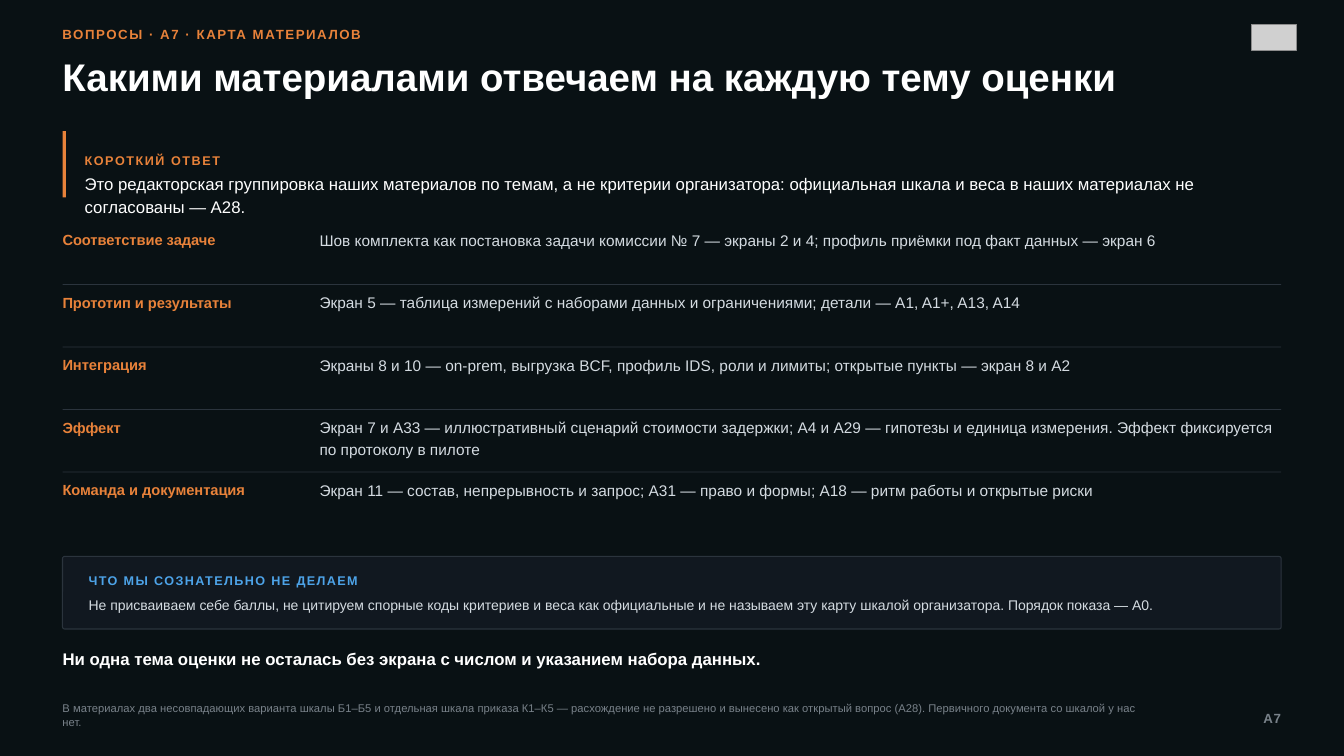
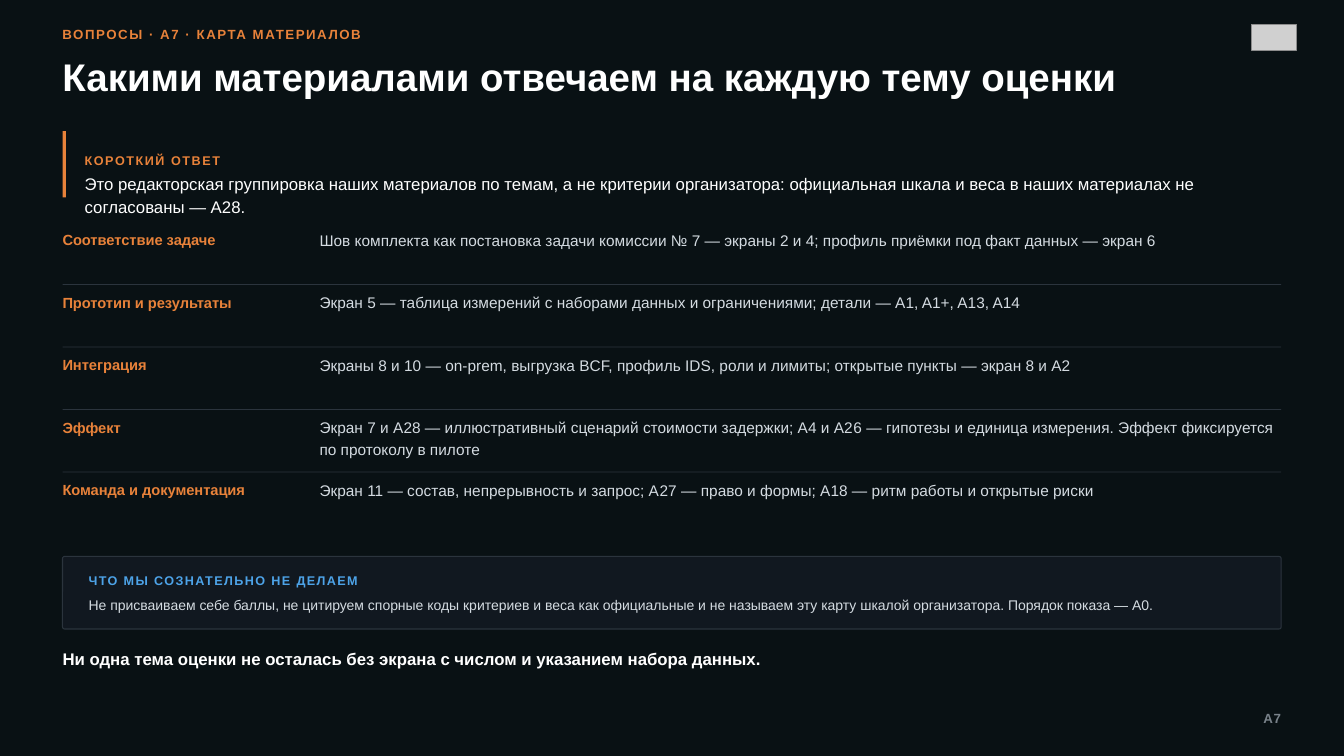
Before and after one commit to KonkovDV/AeroBIM, a slide deck: slide 20 of submission/03-presentation/AeroBIM-full.pptx. Drawn at 1344x756 pixels with LibreOffice and Linux fonts; fonts in the diff are those of the drawing; grey boxes stand for pictures; background and template pictures are left out; a plain dark background stands for a picture behind light text. Boxes give left, top, right and bottom in pixels: in the first picture for what was removed or moved away, otherwise in the second. Text is boxed around its words. In the diff, an @@ line names an element or a change of style, - is before the commit and + after.

```diff
--- a/submission/03-presentation/AeroBIM-full.pptx
+++ b/submission/03-presentation/AeroBIM-full.pptx
@@ text at bbox=[320, 421, 1274, 458]: text changed @@
-Экран 7 и A33 — иллюстративный сценарий стоимости задержки; A4 и A29 — гипотезы и единица измерения. Эффект фиксируется по протоколу в пилоте
+Экран 7 и A28 — иллюстративный сценарий стоимости задержки; A4 и A26 — гипотезы и единица измерения. Эффект фиксируется по протоколу в пилоте
@@ text at bbox=[320, 485, 1093, 499]: text changed @@
-Экран 11 — состав, непрерывность и запрос; A31 — право и формы; A18 — ритм работы и открытые риски
+Экран 11 — состав, непрерывность и запрос; A27 — право и формы; A18 — ритм работы и открытые риски
@@ text removed at bbox=[62, 704, 1135, 726] @@
-В материалах два несовпадающих варианта шкалы Б1–Б5 и отдельная шкала приказа К1–К5 — расхождение не разрешено и вынесено как открытый вопрос (A28). Первичного документа со шкалой у нас нет.
```
Also in this commit, not shown: 19 other slides changed, 1 other file.
